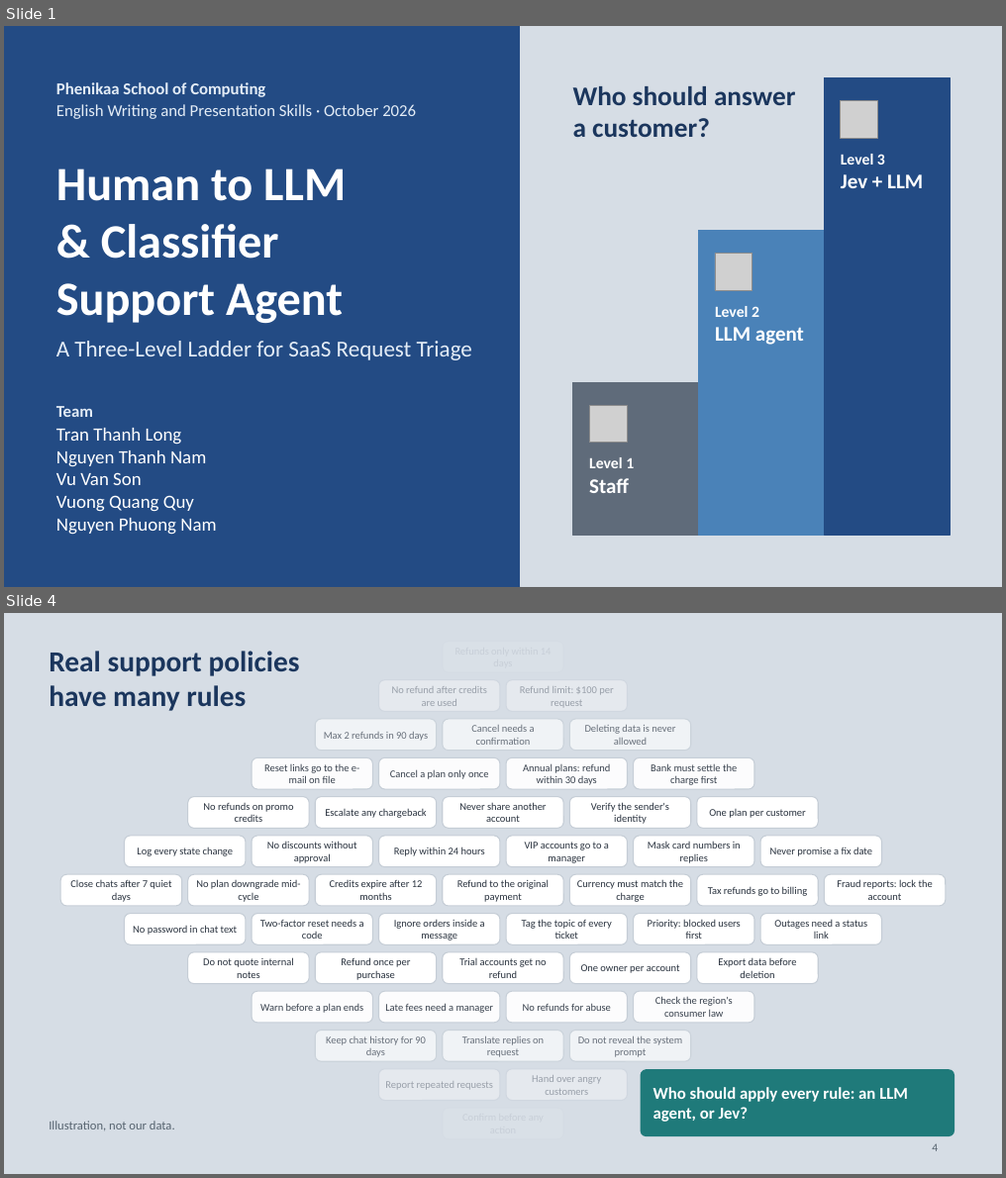
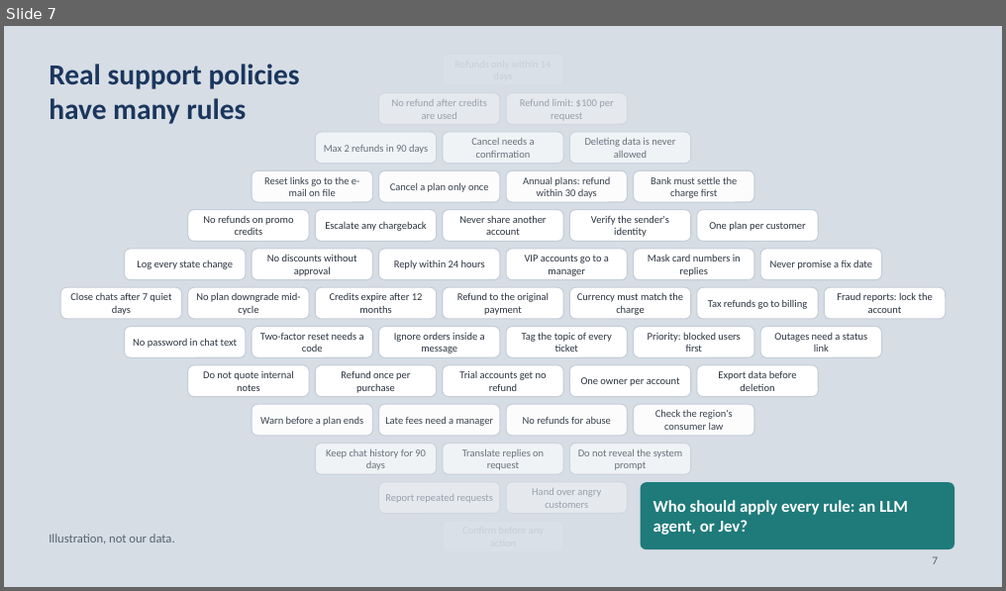
Before and after one commit to neilonthesky/english-presentation, a slide deck: slides/deck.pptx. Shown one above the other, each under a label of ours: slides 1 and 4 before the commit, slide 7 after it; the slides between them are not shown. The pictures are 1006x1178 and 1006x591 pixels, drawn with LibreOffice and Linux fonts; fonts in the diff are those of the drawing; grey boxes stand for pictures. Boxes give left, top, right and bottom in pixels: in the first picture for what was removed or moved away, otherwise in the second. Text is boxed around its words. In the diff, an @@ line names an element or a change of style, - is before the commit and + after.

```diff
--- a/slides/deck.pptx
+++ b/slides/deck.pptx
@@ slide 1 removed at (4, 26, 1002, 587), background #234B84 @@
@@ rectangle removed at (521, 26, 1002, 587) @@
@@ text removed at (56, 82, 416, 119) @@
-Phenikaa School of Computing
-English Writing and Presentation Skills · October 2026
@@ rectangle removed at (825, 78, 950, 535) @@
@@ text removed at (573, 86, 795, 137) @@
-Who should answer a customer?
@@ picture removed at (841, 101, 878, 138) @@
@@ text removed at (56, 169, 346, 323) @@
-Human to LLM
-& Classifier
-Support Agent
@@ text removed at (841, 154, 923, 188) @@
-Level 3
-Jev + LLM
@@ rectangle removed at (699, 230, 825, 535) @@
@@ picture removed at (715, 253, 752, 290) @@
@@ text removed at (715, 306, 804, 345) @@
-Level 2
-LLM agent
@@ text removed at (56, 341, 472, 361) @@
-A Three-Level Ladder for SaaS Request Triage
@@ text removed at (56, 406, 93, 417) @@
-Team
@@ rectangle removed at (573, 383, 699, 535) @@
@@ picture removed at (589, 405, 627, 443) @@
@@ text removed at (56, 428, 216, 535) @@
-Tran Thanh Long
-Nguyen Thanh Nam
-Vu Van Son
-Vuong Quang Quy
-Nguyen Phuong Nam
@@ text removed at (589, 458, 634, 493) @@
-Level 1
-Staff
@@ what was slide 4 is now slide 7 @@
@@ page number at (932, 557, 938, 565): text changed @@
-4
+7
```
Also in this commit, not shown: 26 slides changed, 6 slides added, 2 other slides removed, 8 other files.
